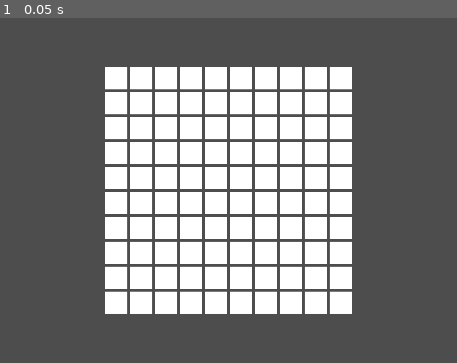
Above: before the commit, frame 1.
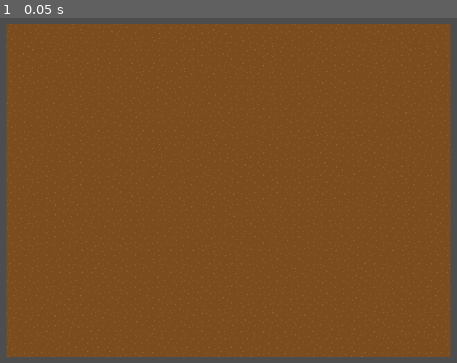
Above: after the commit, the same moment.

Repository: knuklz/Kaizen
Game: Godot game, scene res://main.tscn
Two runs of this game, one before a commit and one after it. Both use one fixed random seed, a clock stepped at 60 frames per second and the inputs below.
Inputs:
- Up to frame 1 (0.05 s): no input

The runs differ from the first frame. In frame 1, 94% of the frame differs, in the area x 1-99%, y 1-99%.

Commit message:
Cleaned up scaling of sprites and added random rotation.

Diff:
--- a/GameObjects/Grid.tscn
+++ b/GameObjects/Grid.tscn
@@ -14,4 +14,8 @@
 offset_bottom = 20.0
 grow_horizontal = 2
 grow_vertical = 2
+size_flags_horizontal = 6
+size_flags_vertical = 6
+theme_override_constants/h_separation = 0
+theme_override_constants/v_separation = 0
 script = ExtResource("1_ulqgw")
--- a/GameObjects/bloxel.tscn
+++ b/GameObjects/bloxel.tscn
@@ -1,9 +1,32 @@
-[gd_scene format=3 uid="uid://cqv3dmmml40k0"]
+[gd_scene load_steps=3 format=3 uid="uid://cqv3dmmml40k0"]
+
+[ext_resource type="Script" path="res://Scripts/bloxel.gd" id="1_uw8sa"]
+[ext_resource type="Texture2D" uid="uid://nr3mc2as7u8x" path="res://Sprites/Dirt.png" id="1_w5k27"]
 
 [node name="Bloxel" type="ColorRect"]
 custom_minimum_size = Vector2(32, 32)
 layout_direction = 2
+anchors_preset = 8
+anchor_left = 0.5
+anchor_top = 0.5
+anchor_right = 0.5
+anchor_bottom = 0.5
+offset_left = -16.0
+offset_top = -16.0
+offset_right = 16.0
+offset_bottom = 16.0
+grow_horizontal = 2
+grow_vertical = 2
+pivot_offset = Vector2(16, 16)
+size_flags_horizontal = 6
+size_flags_vertical = 6
+script = ExtResource("1_uw8sa")
+
+[node name="TextureRect" type="TextureRect" parent="."]
+layout_mode = 0
 offset_right = 32.0
 offset_bottom = 32.0
-size_flags_horizontal = 6
-size_flags_vertical = 6
+pivot_offset = Vector2(16, 16)
+texture = ExtResource("1_w5k27")
+
+[connection signal="tree_entered" from="." to="." method="_on_tree_entered"]
--- a/GameObjects/row.tscn
+++ b/GameObjects/row.tscn
@@ -10,6 +10,10 @@
 anchor_bottom = 0.5
 grow_horizontal = 2
 grow_vertical = 2
-script = ExtResource("1_4m4vp")
-grid_width = 10
-grid_height = 10
+size_flags_horizontal = 6
+size_flags_vertical = 6
+theme_override_constants/h_separation = 0
+theme_override_constants/v_separation = 0
+script = ExtResource("1_fj5wi")
+grid_width = 20
+grid_height = 15
--- a/Scripts/Grid.gd
+++ b/Scripts/Grid.gd
@@ -2,8 +2,8 @@
 
 var row = preload("res://GameObjects/row.tscn")
 
-var grid_width: int = 10
-var grid_height: int = 10
+var grid_width: int = 30
+var grid_height: int = 15
 
 # Called when the node enters the scene tree for the first time.
 
--- /dev/null
+++ b/Scripts/bloxel.gd
@@ -0,0 +1,19 @@
+extends ColorRect
+
+
+# Called when the node enters the scene tree for the first time.
+func _ready():
+	pass # Replace with function body.
+	#rotation_degrees = randi_range(1,4)*90
+	#set_rotation_degrees(45)
+
+# Called every frame. 'delta' is the elapsed time since the previous frame.
+func _process(delta):
+	pass
+
+
+func _on_tree_entered():
+
+	$TextureRect.rotation_degrees = randi_range(1,4)*90
+
+	pass # Replace with function body.
--- a/main.tscn
+++ b/main.tscn
@@ -7,3 +7,7 @@
 script = ExtResource("1_u2sq6")
 
 [node name="GridContainer" parent="." instance=ExtResource("2_fdh6n")]
+offset_left = 0.0
+offset_top = 0.0
+offset_right = 0.0
+offset_bottom = 0.0
Not shown: 1 places in GameObjects/row.tscn that only renumber resources
